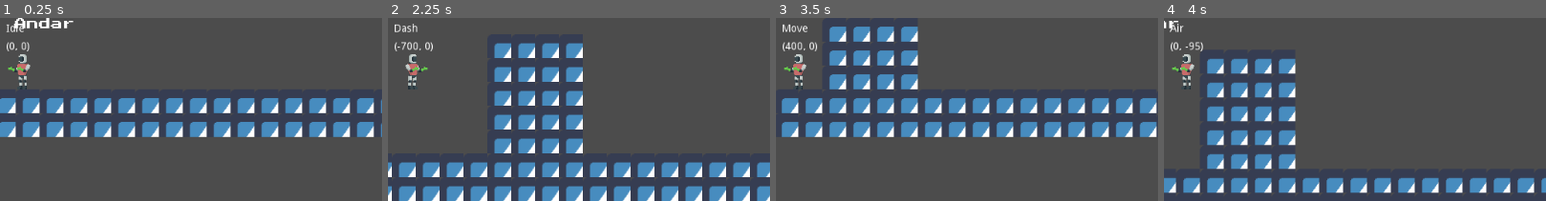
Above: before the commit, frames 1-4 (left to right).
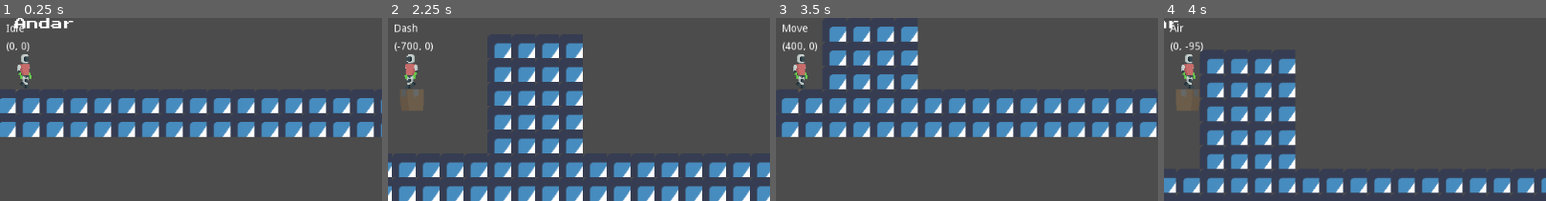
Above: after the commit, the same moments.

Repository: andrebariani/LostAndFound_GGJ2021
Game: Godot game, scene res://Main.tscn
Two runs of this game, one before a commit and one after it. Both use one fixed random seed, a clock stepped at 60 frames per second and the inputs below. The engine's default icon, where the game draws it, is replaced by a stand-in: a white triangle on a blue panel in a dark square.
Inputs:
- Up to frame 1 (0.25 s): no input
- Up to frame 2 (2.25 s): tap Enter (ui_accept) at 0.5, 0.77, 1.52, 2 s; hold Right (ui_right) 0.53-2.03 s; tap Shift (dash) at 0.6, 1.35, 2.1 s; hold Left (ui_left) from 2.03 s (still down)
- Up to frame 3 (3.5 s): release Left (ui_left) at 2.78 s; hold Right (ui_right) from 2.78 s (still down); tap Shift (dash) at 2.85 s; tap Enter (ui_accept) at 3.02 s
- Up to frame 4 (4 s): keep holding Right (ui_right); tap Shift (dash) at 3.6 s; tap Enter (ui_accept) at 3.77 s
The pictures show only the part of the screen within x 47-97%, y 44-94%; the shares and areas given below are measured in that part.

The runs differ from the first frame. In frame 1, 0.4% of the frame differs, in the area x 2-9%, y 19-40%; in frame 2, 0.9%, in the area x 4-11%, y 19-51%; in frame 3, 0.4%; in frame 4, 0.9%.

Commit message:
Animação Player Body

Diff:
--- a/player/player_body/PlayerBody.tscn
+++ b/player/player_body/PlayerBody.tscn
@@ -1,8 +1,9 @@
-[gd_scene load_steps=8 format=2]
+[gd_scene load_steps=10 format=2]
 
 [ext_resource path="res://player/player_body/PlayerBody.gd" type="Script" id=1]
 [ext_resource path="res://assets/images/player_placeholder.png" type="Texture" id=2]
 [ext_resource path="res://assets/images/player/player_body_parts.png" type="Texture" id=3]
+[ext_resource path="res://assets/images/caixa.png" type="Texture" id=4]
 
 [sub_resource type="AnimationNodeBlendTree" id=1]
 graph_offset = Vector2( 0, -195 )
@@ -398,7 +399,7 @@
 }
 
 [sub_resource type="Animation" id=4]
-resource_name = "walk"
+resource_name = "default"
 tracks/0/type = "value"
 tracks/0/path = NodePath("Torso/Neck/Head:position")
 tracks/0/interp = 1
@@ -406,7 +407,7 @@
 tracks/0/imported = false
 tracks/0/enabled = true
 tracks/0/keys = {
-"times": PoolRealArray( 1 ),
+"times": PoolRealArray( 0 ),
 "transitions": PoolRealArray( 1 ),
 "update": 0,
 "values": [ Vector2( 0, -9 ) ]
@@ -418,7 +419,7 @@
 tracks/1/imported = false
 tracks/1/enabled = true
 tracks/1/keys = {
-"times": PoolRealArray( 1 ),
+"times": PoolRealArray( 0 ),
 "transitions": PoolRealArray( 1 ),
 "update": 0,
 "values": [ 0.0 ]
@@ -430,7 +431,7 @@
 tracks/2/imported = false
 tracks/2/enabled = true
 tracks/2/keys = {
-"times": PoolRealArray( 1 ),
+"times": PoolRealArray( 0 ),
 "transitions": PoolRealArray( 1 ),
 "update": 0,
 "values": [ Vector2( 0, -0.5 ) ]
@@ -442,7 +443,7 @@
 tracks/3/imported = false
 tracks/3/enabled = true
 tracks/3/keys = {
-"times": PoolRealArray( 1 ),
+"times": PoolRealArray( 0 ),
 "transitions": PoolRealArray( 1 ),
 "update": 0,
 "values": [ 0.0 ]
@@ -454,7 +455,7 @@
 tracks/4/imported = false
 tracks/4/enabled = true
 tracks/4/keys = {
-"times": PoolRealArray( 1 ),
+"times": PoolRealArray( 0 ),
 "transitions": PoolRealArray( 1 ),
 "update": 0,
 "values": [ Vector2( 0, 15.5 ) ]
@@ -466,7 +467,7 @@
 tracks/5/imported = false
 tracks/5/enabled = true
 tracks/5/keys = {
-"times": PoolRealArray( 1 ),
+"times": PoolRealArray( 0 ),
 "transitions": PoolRealArray( 1 ),
 "update": 0,
 "values": [ 0.0 ]
@@ -478,7 +479,7 @@
 tracks/6/imported = false
 tracks/6/enabled = true
 tracks/6/keys = {
-"times": PoolRealArray( 1 ),
+"times": PoolRealArray( 0 ),
 "transitions": PoolRealArray( 1 ),
 "update": 0,
 "values": [ Vector2( -0.5, -2 ) ]
@@ -490,7 +491,7 @@
 tracks/7/imported = false
 tracks/7/enabled = true
 tracks/7/keys = {
-"times": PoolRealArray( 1 ),
+"times": PoolRealArray( 0 ),
 "transitions": PoolRealArray( 1 ),
 "update": 0,
 "values": [ 0.0 ]
@@ -502,7 +503,7 @@
 tracks/8/imported = false
 tracks/8/enabled = true
 tracks/8/keys = {
-"times": PoolRealArray( 1 ),
+"times": PoolRealArray( 0 ),
 "transitions": PoolRealArray( 1 ),
 "update": 0,
 "values": [ Vector2( -0.5, 6.5 ) ]
@@ -514,7 +515,7 @@
 tracks/9/imported = false
 tracks/9/enabled = true
 tracks/9/keys = {
-"times": PoolRealArray( 1 ),
+"times": PoolRealArray( 0 ),
 "transitions": PoolRealArray( 1 ),
 "update": 0,
 "values": [ 0.0 ]
@@ -526,7 +527,7 @@
 tracks/10/imported = false
 tracks/10/enabled = true
 tracks/10/keys = {
-"times": PoolRealArray( 1 ),
+"times": PoolRealArray( 0 ),
 "transitions": PoolRealArray( 1 ),
 "update": 0,
 "values": [ Vector2( 3.5, 1.5 ) ]
@@ -538,7 +539,7 @@
 tracks/11/imported = false
 tracks/11/enabled = true
 tracks/11/keys = {
-"times": PoolRealArray( 1 ),
+"times": PoolRealArray( 0 ),
 "transitions": PoolRealArray( 1 ),
 "update": 0,
 "values": [ 0.0 ]
@@ -550,7 +551,7 @@
 tracks/12/imported = false
 tracks/12/enabled = true
 tracks/12/keys = {
-"times": PoolRealArray( 1 ),
+"times": PoolRealArray( 0 ),
 "transitions": PoolRealArray( 1 ),
 "update": 0,
 "values": [ Vector2( 0.5, 2 ) ]
@@ -562,7 +563,7 @@
 tracks/13/imported = false
 tracks/13/enabled = true
 tracks/13/keys = {
-"times": PoolRealArray( 1 ),
+"times": PoolRealArray( 0 ),
 "transitions": PoolRealArray( 1 ),
 "update": 0,
 "values": [ 0.0 ]
@@ -574,7 +575,7 @@
 tracks/14/imported = false
 tracks/14/enabled = true
 tracks/14/keys = {
-"times": PoolRealArray( 1 ),
+"times": PoolRealArray( 0 ),
 "transitions": PoolRealArray( 1 ),
 "update": 0,
 "values": [ Vector2( -2.5, 1.5 ) ]
@@ -586,7 +587,7 @@
 tracks/15/imported = false
 tracks/15/enabled = true
 tracks/15/keys = {
-"times": PoolRealArray( 1 ),
+"times": PoolRealArray( 0 ),
 "transitions": PoolRealArray( 1 ),
 "update": 0,
 "values": [ 0.0 ]
@@ -598,7 +599,7 @@
 tracks/16/imported = false
 tracks/16/enabled = true
 tracks/16/keys = {
-"times": PoolRealArray( 1 ),
+"times": PoolRealArray( 0 ),
 "transitions": PoolRealArray( 1 ),
 "update": 0,
 "values": [ Vector2( 0.5, 2 ) ]
@@ -610,7 +611,7 @@
 tracks/17/imported = false
 tracks/17/enabled = true
 tracks/17/keys = {
-"times": PoolRealArray( 1 ),
+"times": PoolRealArray( 0 ),
 "transitions": PoolRealArray( 1 ),
 "update": 0,
 "values": [ 0.0 ]
@@ -622,7 +623,7 @@
 tracks/18/imported = false
 tracks/18/enabled = true
 tracks/18/keys = {
-"times": PoolRealArray( 1 ),
+"times": PoolRealArray( 0 ),
 "transitions": PoolRealArray( 1 ),
 "update": 0,
 "values": [ Vector2( -0.5, 6.5 ) ]
@@ -634,7 +635,7 @@
 tracks/19/imported = false
 tracks/19/enabled = true
 tracks/19/keys = {
-"times": PoolRealArray( 1 ),
+"times": PoolRealArray( 0 ),
 "transitions": PoolRealArray( 1 ),
 "update": 0,
 "values": [ 0.0 ]
@@ -646,7 +647,7 @@
 tracks/20/imported = false
 tracks/20/enabled = true
 tracks/20/keys = {
-"times": PoolRealArray( 1 ),
+"times": PoolRealArray( 0 ),
 "transitions": PoolRealArray( 1 ),
 "update": 0,
 "values": [ Vector2( -1, -8 ) ]
@@ -658,13 +659,283 @@
 tracks/21/imported = false
 tracks/21/enabled = true
 tracks/21/keys = {
-"times": PoolRealArray( 1 ),
-"transitions": PoolRealArray( 1 ),
-"update": 0,
-"values": [ 0.0 ]
+"times": PoolRealArray( 0 ),
+"transitions": PoolRealArray( 1 ),
+"update": 0,
+"values": [ 0.0 ]
+}
+
+[sub_resource type="Animation" id=5]
+resource_name = "walk"
+length = 1.2
+loop = true
+tracks/0/type = "value"
+tracks/0/path = NodePath("Torso/Neck/Head:position")
+tracks/0/interp = 1
+tracks/0/loop_wrap = true
+tracks/0/imported = false
+tracks/0/enabled = true
+tracks/0/keys = {
+"times": PoolRealArray( 0, 0.1, 0.2, 0.3, 0.4, 0.6, 0.7, 0.8, 0.9, 1, 1.2 ),
+"transitions": PoolRealArray( 1, 1, 1, 1, 1, 1, 1, 1, 1, 1, 1 ),
+"update": 1,
+"values": [ Vector2( 0, -9 ), Vector2( 0, -8.5 ), Vector2( 0, -8 ), Vector2( 0, -8.5 ), Vector2( 0, -9 ), Vector2( 0, -9 ), Vector2( 0, -8.5 ), Vector2( 0, -8 ), Vector2( 0, -8.5 ), Vector2( 0, -9 ), Vector2( 0, -9 ) ]
+}
+tracks/1/type = "value"
+tracks/1/path = NodePath("Torso/Neck/Head:rotation_degrees")
+tracks/1/interp = 1
+tracks/1/loop_wrap = true
+tracks/1/imported = false
+tracks/1/enabled = true
+tracks/1/keys = {
+"times": PoolRealArray( 0, 1.2 ),
+"transitions": PoolRealArray( 1, 1 ),
+"update": 1,
+"values": [ 0.0, 0.0 ]
+}
+tracks/2/type = "value"
+tracks/2/path = NodePath("Torso/Neck:position")
+tracks/2/interp = 1
+tracks/2/loop_wrap = true
+tracks/2/imported = false
+tracks/2/enabled = true
+tracks/2/keys = {
+"times": PoolRealArray( 0, 1.2 ),
+"transitions": PoolRealArray( 1, 1 ),
+"update": 1,
+"values": [ Vector2( 0, -0.5 ), Vector2( 0, -0.5 ) ]
+}
+tracks/3/type = "value"
+tracks/3/path = NodePath("Torso/Neck:rotation_degrees")
+tracks/3/interp = 1
+tracks/3/loop_wrap = true
+tracks/3/imported = false
+tracks/3/enabled = true
+tracks/3/keys = {
+"times": PoolRealArray( 0, 1.2 ),
+"transitions": PoolRealArray( 1, 1 ),
+"update": 1,
+"values": [ 0.0, 0.0 ]
+}
+tracks/4/type = "value"
+tracks/4/path = NodePath("Torso/Belly:position")
+tracks/4/interp = 1
+tracks/4/loop_wrap = true
+tracks/4/imported = false
+tracks/4/enabled = true
+tracks/4/keys = {
+"times": PoolRealArray( 0, 1.2 ),
+"transitions": PoolRealArray( 1, 1 ),
+"update": 1,
+"values": [ Vector2( 0, 15.5 ), Vector2( 0, 15.5 ) ]
+}
+tracks/5/type = "value"
+tracks/5/path = NodePath("Torso/Belly:rotation_degrees")
+tracks/5/interp = 1
+tracks/5/loop_wrap = true
+tracks/5/imported = false
+tracks/5/enabled = true
+tracks/5/keys = {
+"times": PoolRealArray( 0, 1.2 ),
+"transitions": PoolRealArray( 1, 1 ),
+"update": 1,
+"values": [ 0.0, 0.0 ]
+}
+tracks/6/type = "value"
+tracks/6/path = NodePath("Torso/Belly/Hip:position")
+tracks/6/interp = 1
+tracks/6/loop_wrap = true
+tracks/6/imported = false
+tracks/6/enabled = true
+tracks/6/keys = {
+"times": PoolRealArray( 0, 1.2 ),
+"transitions": PoolRealArray( 1, 1 ),
+"update": 1,
+"values": [ Vector2( -0.5, -2 ), Vector2( -0.5, -2 ) ]
+}
+tracks/7/type = "value"
+tracks/7/path = NodePath("Torso/Belly/Hip:rotation_degrees")
+tracks/7/interp = 1
+tracks/7/loop_wrap = true
+tracks/7/imported = false
+tracks/7/enabled = true
+tracks/7/keys = {
+"times": PoolRealArray( 0, 1.2 ),
+"transitions": PoolRealArray( 1, 1 ),
+"update": 1,
+"values": [ 0.0, 0.0 ]
+}
+tracks/8/type = "value"
+tracks/8/path = NodePath("Torso/Belly/Hip/ThighR/Knee:position")
+tracks/8/interp = 1
+tracks/8/loop_wrap = true
+tracks/8/imported = false
+tracks/8/enabled = true
+tracks/8/keys = {
+"times": PoolRealArray( 0, 0.1, 0.2, 0.3, 0.4, 0.5, 0.6, 0.7, 0.8, 0.9, 1, 1.1, 1.2 ),
+"transitions": PoolRealArray( 1, 1, 1, 1, 1, 1, 1, 1, 1, 1, 1, 1, 1 ),
+"update": 1,
+"values": [ Vector2( -0.5, 6.5 ), Vector2( -0.5, 5.25 ), Vector2( -0.5, 4 ), Vector2( -0.5, 4.75 ), Vector2( -0.5, 5.5 ), Vector2( -0.75, 5.5 ), Vector2( -1, 5.5 ), Vector2( -1, 5.5 ), Vector2( -1, 5.5 ), Vector2( -1, 5.5 ), Vector2( -1, 5.5 ), Vector2( -0.75, 6 ), Vector2( -0.5, 6.5 ) ]
+}
+tracks/9/type = "value"
+tracks/9/path = NodePath("Torso/Belly/Hip/ThighR/Knee:rotation_degrees")
+tracks/9/interp = 1
+tracks/9/loop_wrap = true
+tracks/9/imported = false
+tracks/9/enabled = true
+tracks/9/keys = {
+"times": PoolRealArray( 0, 0.1, 0.2, 0.3, 0.4, 0.5, 0.6, 0.7, 0.8, 0.9, 1, 1.1, 1.2 ),
+"transitions": PoolRealArray( 1, 1, 1, 1, 1, 1, 1, 1, 1, 1, 1, 1, 1 ),
+"update": 1,
+"values": [ -15.0, -15.0, -15.0, -7.5, 0.0, 0.0, 0.0, -15.0, -30.0, -30.0, -30.0, -22.5, -15.0 ]
+}
+tracks/10/type = "value"
+tracks/10/path = NodePath("Torso/Belly/Hip/ThighR:position")
+tracks/10/interp = 1
+tracks/10/loop_wrap = true
+tracks/10/imported = false
+tracks/10/enabled = true
+tracks/10/keys = {
+"times": PoolRealArray( 0, 0.1, 0.2, 0.3, 0.4, 0.5, 0.6, 0.7, 0.8, 0.9, 1, 1.1, 1.2 ),
+"transitions": PoolRealArray( 1, 1, 1, 1, 1, 1, 1, 1, 1, 1, 1, 1, 1 ),
+"update": 1,
+"values": [ Vector2( 3.5, 2.5 ), Vector2( 3.5, 2.5 ), Vector2( 3.5, 2.5 ), Vector2( 3.5, 2.5 ), Vector2( 3.5, 2.5 ), Vector2( 3, 2 ), Vector2( 2.5, 1.5 ), Vector2( 2.5, 1.5 ), Vector2( 2.5, 1.5 ), Vector2( 2.5, 2 ), Vector2( 2.5, 2.5 ), Vector2( 3, 2.5 ), Vector2( 3.5, 2.5 ) ]
+}
+tracks/11/type = "value"
+tracks/11/path = NodePath("Torso/Belly/Hip/ThighR:rotation_degrees")
+tracks/11/interp = 1
+tracks/11/loop_wrap = true
+tracks/11/imported = false
+tracks/11/enabled = true
+tracks/11/keys = {
+"times": PoolRealArray( 0, 0.1, 0.2, 0.3, 0.4, 0.5, 0.6, 0.7, 0.8, 0.9, 1, 1.1, 1.2 ),
+"transitions": PoolRealArray( 1, 1, 1, 1, 1, 1, 1, 1, 1, 1, 1, 1, 1 ),
+"update": 1,
+"values": [ 30.0, 22.5, 15.0, 7.5, 0.0, -7.5, -15.0, -15.0, -15.0, 7.50001, 30.0, 30.0, 30.0 ]
+}
+tracks/12/type = "value"
+tracks/12/path = NodePath("Torso/Belly/Hip/ThighR/Knee/Leg:position")
+tracks/12/interp = 1
+tracks/12/loop_wrap = true
+tracks/12/imported = false
+tracks/12/enabled = true
+tracks/12/keys = {
+"times": PoolRealArray( 0, 0.1, 0.2, 0.3, 0.4, 0.5, 0.6, 0.7, 0.8, 0.9, 1, 1.1, 1.2 ),
+"transitions": PoolRealArray( 1, 1, 1, 1, 1, 1, 1, 1, 1, 1, 1, 1, 1 ),
+"update": 1,
+"values": [ Vector2( 0.5, 2 ), Vector2( 0.5, 1.5 ), Vector2( 0.5, 1 ), Vector2( 0.5, 1.5 ), Vector2( 0.5, 2 ), Vector2( 0.75, 1.5 ), Vector2( 1, 1 ), Vector2( 1, 1 ), Vector2( 1, 1 ), Vector2( 1, 1 ), Vector2( 1, 1 ), Vector2( 0.75, 1.5 ), Vector2( 0.5, 2 ) ]
+}
+tracks/13/type = "value"
+tracks/13/path = NodePath("Torso/Belly/Hip/ThighR/Knee/Leg:rotation_degrees")
+tracks/13/interp = 1
+tracks/13/loop_wrap = true
+tracks/13/imported = false
+tracks/13/enabled = true
+tracks/13/keys = {
+"times": PoolRealArray( 0, 0.1, 0.2, 0.3, 0.4, 0.5, 0.6, 0.7, 0.8, 0.9, 1, 1.1, 1.2 ),
+"transitions": PoolRealArray( 1, 1, 1, 1, 1, 1, 1, 1, 1, 1, 1, 1, 1 ),
+"update": 1,
+"values": [ -15.0, -22.5, -30.0, -15.0, 0.0, -15.0, -30.0, -37.5, -45.0, -45.0, -45.0, -30.0, -15.0 ]
+}
+tracks/14/type = "value"
+tracks/14/path = NodePath("Torso/Belly/Hip/ThighL:position")
+tracks/14/interp = 1
+tracks/14/loop_wrap = true
+tracks/14/imported = false
+tracks/14/enabled = true
+tracks/14/keys = {
+"times": PoolRealArray( 0, 0.1, 0.2, 0.3, 0.4, 0.5, 0.6, 0.7, 0.8, 0.9, 1, 1.1, 1.2 ),
+"transitions": PoolRealArray( 1, 1, 1, 1, 1, 1, 1, 1, 1, 1, 1, 1, 1 ),
+"update": 1,
+"values": [ Vector2( -2.5, 1.5 ), Vector2( -2.5, 1.5 ), Vector2( -2.5, 1.5 ), Vector2( -2.5, 2 ), Vector2( -2.5, 2.5 ), Vector2( -2.5, 2.5 ), Vector2( -2.5, 2.5 ), Vector2( -2.5, 2.5 ), Vector2( -2.5, 2.5 ), Vector2( -2.5, 2.5 ), Vector2( -2.5, 2.5 ), Vector2( -2.5, 2 ), Vector2( -2.5, 1.5 ) ]
+}
+tracks/15/type = "value"
+tracks/15/path = NodePath("Torso/Belly/Hip/ThighL:rotation_degrees")
+tracks/15/interp = 1
+tracks/15/loop_wrap = true
+tracks/15/imported = false
+tracks/15/enabled = true
+tracks/15/keys = {
+"times": PoolRealArray( 0, 0.1, 0.2, 0.3, 0.4, 0.5, 0.6, 0.7, 0.8, 0.9, 1, 1.1, 1.2 ),
+"transitions": PoolRealArray( 1, 1, 1, 1, 1, 1, 1, 1, 1, 1, 1, 1, 1 ),
+"update": 1,
+"values": [ -15.0, -15.0, -15.0, 7.5, 30.0, 30.0, 30.0, 22.5, 15.0, 7.5, 0.0, -7.5, -15.0 ]
+}
+tracks/16/type = "value"
+tracks/16/path = NodePath("Torso/Belly/Hip/ThighL/Knee/Leg:position")
+tracks/16/interp = 1
+tracks/16/loop_wrap = true
+tracks/16/imported = false
+tracks/16/enabled = true
+tracks/16/keys = {
+"times": PoolRealArray( 0, 0.1, 0.2, 0.3, 0.4, 0.5, 0.6, 0.7, 0.8, 0.9, 1, 1.1, 1.2 ),
+"transitions": PoolRealArray( 1, 1, 1, 1, 1, 1, 1, 1, 1, 1, 1, 1, 1 ),
+"update": 1,
+"values": [ Vector2( 0.5, 1 ), Vector2( 0.5, 1 ), Vector2( 0.5, 1 ), Vector2( 0.5, 1 ), Vector2( 0.5, 1 ), Vector2( 0.5, 1.5 ), Vector2( 0.5, 2 ), Vector2( 0.5, 1.5 ), Vector2( 0.5, 1 ), Vector2( 0.5, 1.5 ), Vector2( 0.5, 2 ), Vector2( 0.5, 1.5 ), Vector2( 0.5, 1 ) ]
+}
+tracks/17/type = "value"
+tracks/17/path = NodePath("Torso/Belly/Hip/ThighL/Knee/Leg:rotation_degrees")
+tracks/17/interp = 1
+tracks/17/loop_wrap = true
+tracks/17/imported = false
+tracks/17/enabled = true
+tracks/17/keys = {
+"times": PoolRealArray( 0, 0.1, 0.2, 0.3, 0.4, 0.5, 0.6, 0.7, 0.8, 0.9, 1, 1.1, 1.2 ),
+"transitions": PoolRealArray( 1, 1, 1, 1, 1, 1, 1, 1, 1, 1, 1, 1, 1 ),
+"update": 1,
+"values": [ -30.0, -37.5, -45.0, -45.0, -45.0, -30.0, -15.0, -22.5, -30.0, -15.0, 0.0, -15.0, -30.0 ]
+}
+tracks/18/type = "value"
+tracks/18/path = NodePath("Torso/Belly/Hip/ThighL/Knee:position")
+tracks/18/interp = 1
+tracks/18/loop_wrap = true
+tracks/18/imported = false
+tracks/18/enabled = true
+tracks/18/keys = {
+"times": PoolRealArray( 0, 0.1, 0.2, 0.3, 0.4, 0.5, 0.6, 0.7, 0.8, 0.9, 1, 1.1, 1.2 ),
+"transitions": PoolRealArray( 1, 1, 1, 1, 1, 1, 1, 1, 1, 1, 1, 1, 1 ),
+"update": 1,
+"values": [ Vector2( -0.5, 5.5 ), Vector2( -0.5, 5.5 ), Vector2( -0.5, 5.5 ), Vector2( -0.5, 5.5 ), Vector2( -0.5, 5.5 ), Vector2( -0.5, 6 ), Vector2( -0.5, 6.5 ), Vector2( -0.5, 5.25 ), Vector2( -0.5, 4 ), Vector2( -0.5, 4.75 ), Vector2( -0.5, 5.5 ), Vector2( -0.5, 5.5 ), Vector2( -0.5, 5.5 ) ]
+}
+tracks/19/type = "value"
+tracks/19/path = NodePath("Torso/Belly/Hip/ThighL/Knee:rotation_degrees")
+tracks/19/interp = 1
+tracks/19/loop_wrap = true
+tracks/19/imported = false
+tracks/19/enabled = true
+tracks/19/keys = {
+"times": PoolRealArray( 0, 0.1, 0.2, 0.3, 0.4, 0.5, 0.6, 0.7, 0.8, 0.9, 1, 1.1, 1.2 ),
+"transitions": PoolRealArray( 1, 1, 1, 1, 1, 1, 1, 1, 1, 1, 1, 1, 1 ),
+"update": 1,
+"values": [ 0.0, -15.0, -30.0, -30.0, -30.0, -22.5, -15.0, -15.0, -15.0, -7.5, 0.0, 0.0, 0.0 ]
+}
+tracks/20/type = "value"
+tracks/20/path = NodePath("Torso:position")
+tracks/20/interp = 1
+tracks/20/loop_wrap = true
+tracks/20/imported = false
+tracks/20/enabled = true
+tracks/20/keys = {
+"times": PoolRealArray( 0, 0.1, 0.2, 0.3, 0.4, 0.6, 0.7, 0.8, 0.9, 1, 1.2 ),
+"transitions": PoolRealArray( 1, 1, 1, 1, 1, 1, 1, 1, 1, 1, 1 ),
+"update": 1,
+"values": [ Vector2( -1, -8 ), Vector2( -1, -6.5 ), Vector2( -1, -5 ), Vector2( -1, -6.5 ), Vector2( -1, -8 ), Vector2( -1, -8 ), Vector2( -1, -6.5 ), Vector2( -1, -5 ), Vector2( -1, -6.5 ), Vector2( -1, -8 ), Vector2( -1, -8 ) ]
+}
+tracks/21/type = "value"
+tracks/21/path = NodePath("Torso:rotation_degrees")
+tracks/21/interp = 1
+tracks/21/loop_wrap = true
+tracks/21/imported = false
+tracks/21/enabled = true
+tracks/21/keys = {
+"times": PoolRealArray( 0, 1.2 ),
+"transitions": PoolRealArray( 1, 1 ),
+"update": 1,
+"values": [ 0.0, 0.0 ]
 }
 
 [node name="PlayerBody" type="Node2D"]
+scale = Vector2( -1, 1 )
 script = ExtResource( 1 )
 
 [node name="BodyAnimationTree" type="AnimationTree" parent="."]
@@ -674,7 +945,8 @@
 [node name="BodyAnimationPlayer" type="AnimationPlayer" parent="."]
 anims/arm_hold = SubResource( 2 )
 anims/arm_idle = SubResource( 3 )
-anims/walk = SubResource( 4 )
+anims/default = SubResource( 4 )
+anims/walk = SubResource( 5 )
 
 [node name="AnimationRoot" type="Node2D" parent="."]
 
@@ -721,49 +993,53 @@
 region_rect = Rect2( 4, 29, 10, 4 )
 
 [node name="ThighR" type="Sprite" parent="Torso/Belly/Hip"]
-position = Vector2( 3.5, 1.5 )
+position = Vector2( 2.5, 2.5 )
+rotation = 0.523599
 texture = ExtResource( 3 )
 offset = Vector2( 0, 2 )
 region_enabled = true
 region_rect = Rect2( 33, 65, 5, 7 )
 
 [node name="Knee" type="Sprite" parent="Torso/Belly/Hip/ThighR"]
-position = Vector2( -0.5, 6.5 )
+position = Vector2( -1, 5.5 )
+rotation = -0.523599
 texture = ExtResource( 3 )
 region_enabled = true
 region_rect = Rect2( 24, 78, 4, 4 )
 
 [node name="Leg" type="Sprite" parent="Torso/Belly/Hip/ThighR/Knee"]
-position = Vector2( 0.5, 2 )
-texture = ExtResource( 3 )
-offset = Vector2( -1, 4 )
+show_behind_parent = true
+position = Vector2( 1, 1 )
+rotation = -0.785398
+texture = ExtResource( 3 )
+offset = Vector2( -1, 3 )
 region_enabled = true
 region_rect = Rect2( 31, 85, 7, 10 )
 
 [node name="ThighL" type="Sprite" parent="Torso/Belly/Hip"]
 show_behind_parent = true
-position = Vector2( -2.5, 1.5 )
+position = Vector2( -2.5, 2.5 )
 texture = ExtResource( 3 )
 offset = Vector2( 0, 2 )
 region_enabled = true
 region_rect = Rect2( 33, 65, 5, 7 )
 
 [node name="Knee" type="Sprite" parent="Torso/Belly/Hip/ThighL"]
-position = Vector2( -0.5, 6.5 )
+position = Vector2( -0.5, 5.5 )
 texture = ExtResource( 3 )
 region_enabled = true
 region_rect = Rect2( 24, 78, 4, 4 )
 
 [node name="Leg" type="Sprite" parent="Torso/Belly/Hip/ThighL/Knee"]
+show_behind_parent = true
 position = Vector2( 0.5, 2 )
 texture = ExtResource( 3 )
-offset = Vector2( -1, 4 )
+offset = Vector2( -1, 3 )
 region_enabled = true
 region_rect = Rect2( 31, 85, 7, 10 )
 
 [node name="ShoulderR" type="Position2D" parent="Torso"]
 position = Vector2( 7, 1.5 )
-rotation = 0.785398
 
 [node name="Arm" type="Sprite" parent="Torso/ShoulderR"]
 texture = ExtResource( 3 )
@@ -773,7 +1049,6 @@
 
 [node name="Elbow" type="Sprite" parent="Torso/ShoulderR/Arm"]
 position = Vector2( 0.5, 7 )
-rotation = 0.785398
 texture = ExtResource( 3 )
 region_enabled = true
 region_rect = Rect2( 30, 49, 4, 4 )
@@ -790,7 +1065,6 @@
 [node name="ShoulderL" type="Position2D" parent="Torso"]
 show_behind_parent = true
 position = Vector2( -5, 1.5 )
-rotation = 0.785398
 
 [node name="Arm" type="Sprite" parent="Torso/ShoulderL"]
 texture = ExtResource( 3 )
@@ -800,7 +1074,6 @@
 
 [node name="Elbow" type="Sprite" parent="Torso/ShoulderL/Arm"]
 position = Vector2( 0.5, 7 )
-rotation = 0.785398
 texture = ExtResource( 3 )
 region_enabled = true
 region_rect = Rect2( 30, 49, 4, 4 )
@@ -813,3 +1086,10 @@
 offset = Vector2( -2, 4 )
 region_enabled = true
 region_rect = Rect2( 22, 57, 6, 10 )
+
+[node name="Node2D" type="Node2D" parent="."]
+
+[node name="Sprite" type="Sprite" parent="Node2D"]
+modulate = Color( 1, 1, 1, 0.211765 )
+position = Vector2( 0, 38 )
+texture = ExtResource( 4 )
